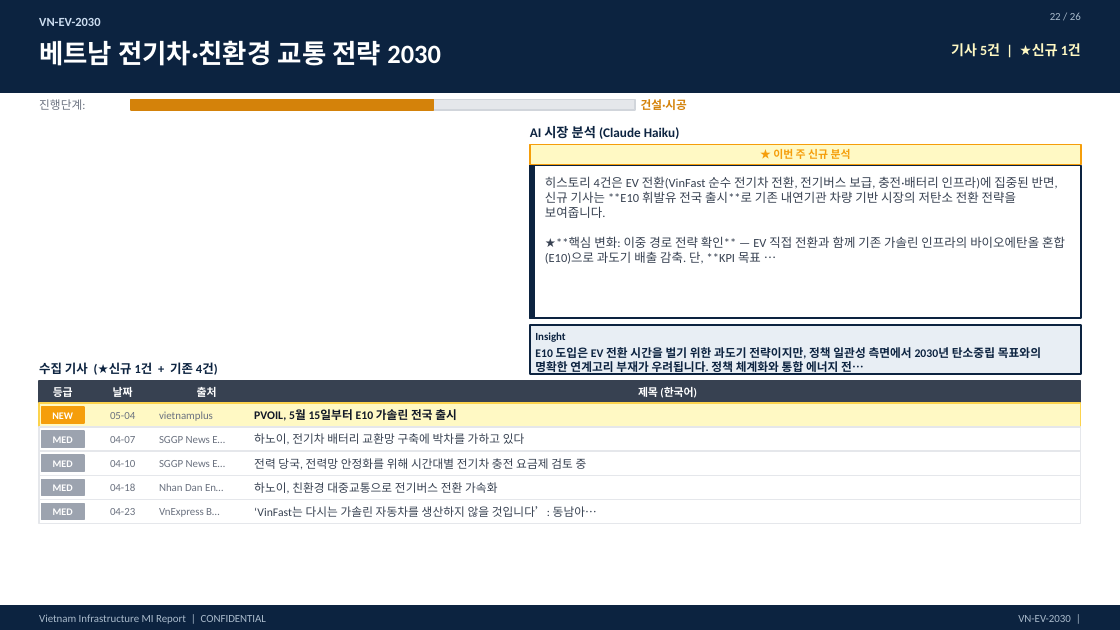
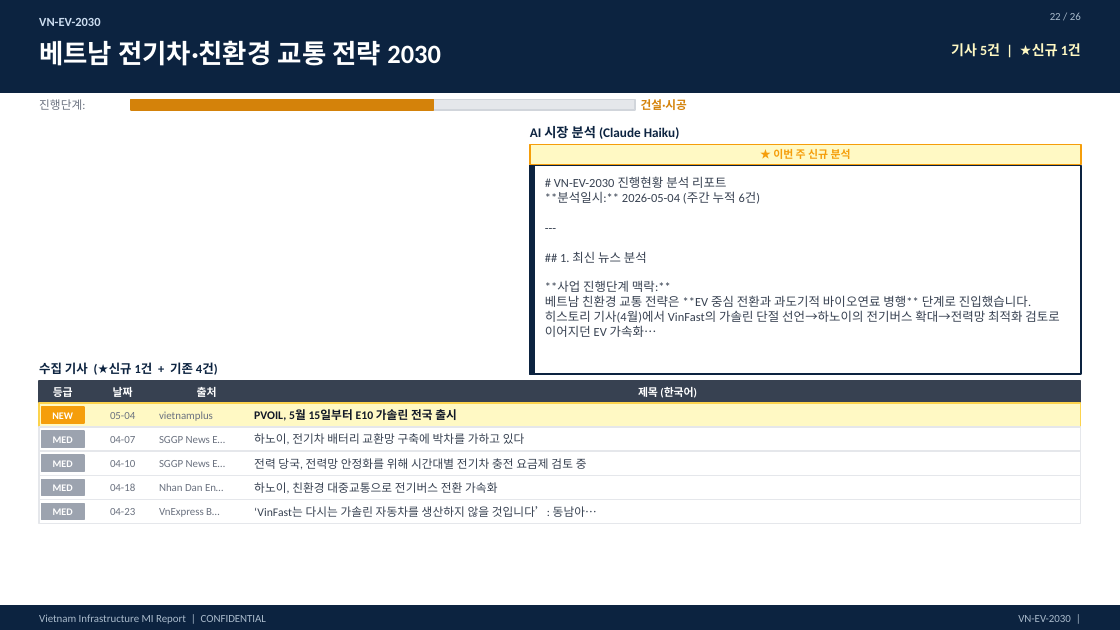
Before and after one commit to hms4792/vietnam-infra-news, a slide deck: slide 22 of docs/reports/VN_Infra_MI_Weekly_Report_20260509.pptx. Drawn at 1120x630 pixels with LibreOffice and Linux fonts; fonts in the diff are those of the drawing. Boxes give left, top, right and bottom in pixels: in the first picture for what was removed or moved away, otherwise in the second. Text is boxed around its words. In the diff, an @@ line names an element or a change of style, - is before the commit and + after.

```diff
--- a/docs/reports/VN_Infra_MI_Weekly_Report_20260509.pptx
+++ b/docs/reports/VN_Infra_MI_Weekly_Report_20260509.pptx
@@ rectangle: place and size @@
-rectangle at (530, 166, 1081, 318)
+rectangle at (530, 166, 1081, 374)
@@ rectangle: place and size @@
-rectangle at (530, 166, 534, 318)
+rectangle at (530, 166, 534, 374)
@@ text removed at (545, 176, 1065, 264) @@
-히스토리 4건은 EV 전환(VinFast 순수 전기차 전환, 전기버스 보급, 충전·배터리 인프라)에 집중된 반면, 신규 기사는 **E10 휘발유 전국 출시**로 기존 내연기관 차량 기반 시장의 저탄소 전환 전략을 보여줍니다.
-★**핵심 변화: 이중 경로 전략 확인** — EV 직접 전환과 함께 기존 가솔린 인프라의 바이오에탄올 혼합(E10)으로 과도기 배출 감축. 단, **KPI 목표 …
@@ text added at (545, 176, 1059, 337), 8 pt, text #374151 @@
+# VN-EV-2030 진행현황 분석 리포트
+**분석일시:** 2026-05-04 (주간 누적 6건)
+---
+## 1. 최신 뉴스 분석
+**사업 진행단계 맥락:**
+베트남 친환경 교통 전략은 **EV 중심 전환과 과도기적 바이오연료 병행** 단계로 진입했습니다. 히스토리 기사(4월)에서 VinFast의 가솔린 단절 선언→하노이의 전기버스 확대→전력망 최적화 검토로 이어지던 EV 가속화…
@@ rectangle removed at (530, 325, 1081, 374) @@
@@ text removed at (535, 332, 565, 342) @@
-Insight
@@ text removed at (535, 347, 1041, 375) @@
-E10 도입은 EV 전환 시간을 벌기 위한 과도기 전략이지만, 정책 일관성 측면에서 2030년 탄소중립 목표와의 명확한 연계고리 부재가 우려됩니다. 정책 체계화와 통합 에너지 전…
```
Also in this commit, not shown: 18 other slides changed, 6 other files.
